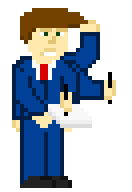
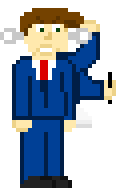
Layer changes from the first 132×192 image to the second:
added layer "angry2" above "angry1" over [0, 16, 92, 132]
added layer "angry1" above "sign3" over [4, 16, 92, 132]
